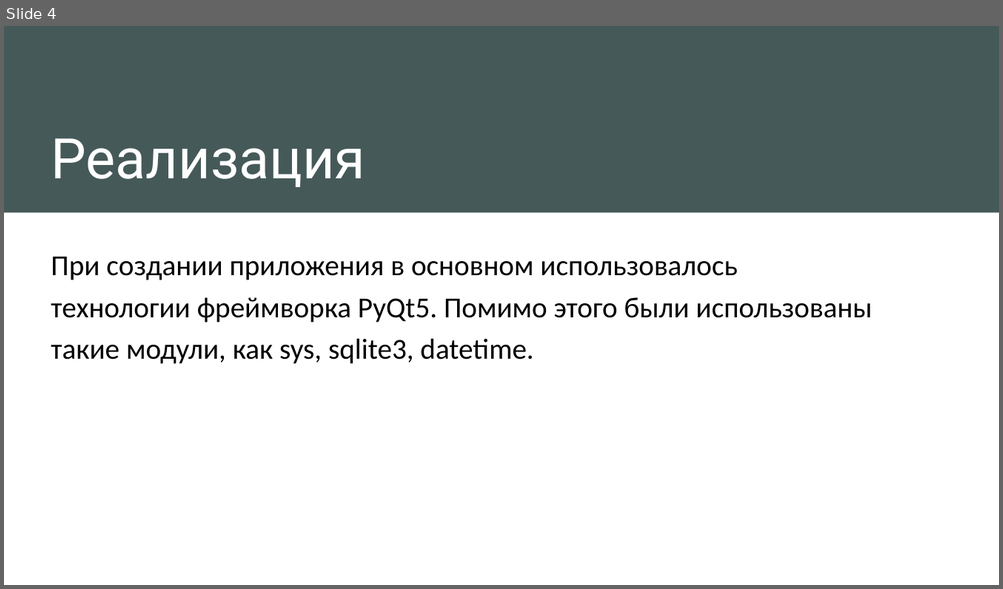
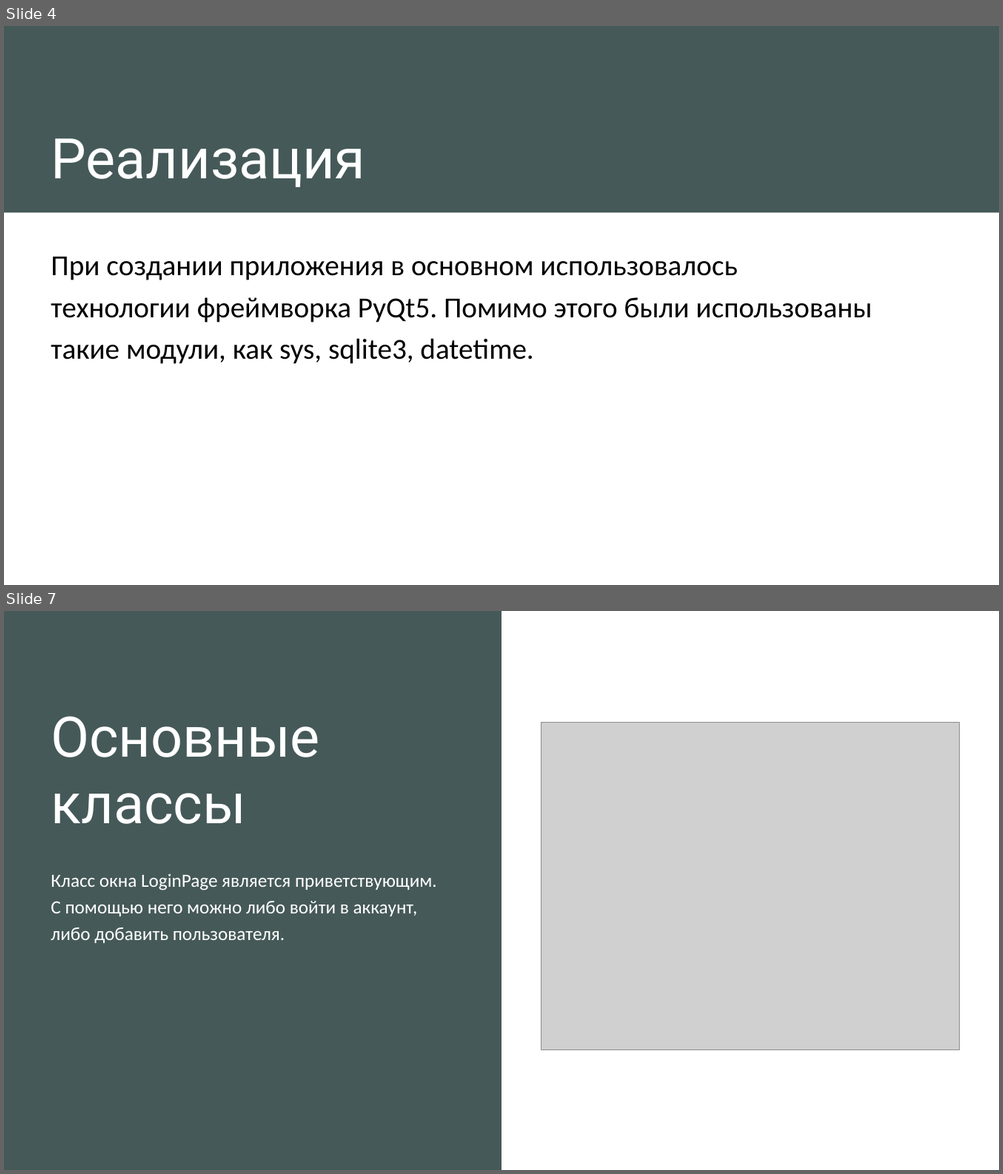
Before and after one commit to Ha4trueKa4/Qt_Project_VirtualWallet, a slide deck: Презентация.pptx. Shown one above the other, each under a label of ours: slide 4 before the commit, slides 4 and 7 after it; the slides between them are not shown. The pictures are 1003x589 and 1003x1174 pixels, drawn with LibreOffice and Linux fonts; fonts in the diff are those of the drawing; grey boxes stand for pictures. Boxes give left, top, right and bottom in pixels: in the first picture for what was removed or moved away, otherwise in the second. Text is boxed around its words. In the diff, an @@ line names an element or a change of style, - is before the commit and + after.

```diff
--- a/Презентация.pptx
+++ b/Презентация.pptx
@@ slide 7 added at [4,611,999,1170], background #FFFFFF; not listed: 1 template element that a slide beside it also shows @@
@@ rectangle added at [4,611,999,1170], fill #FFFFFF @@
@@ rectangle added at [4,611,502,1170], fill #465959 @@
@@ title added at [51,716,320,824], 54 pt, text #FFFFFF @@
+Основные классы
@@ picture added at [541,722,960,1051] @@
@@ text added at [51,874,437,943], 18 pt, text #FFFFFF @@
+Класс окна LoginPage является приветствующим. С помощью него можно либо войти в аккаунт, либо добавить пользователя.
```
Also in this commit, not shown: 4 slides changed, 2 other slides added, 12 other files.
